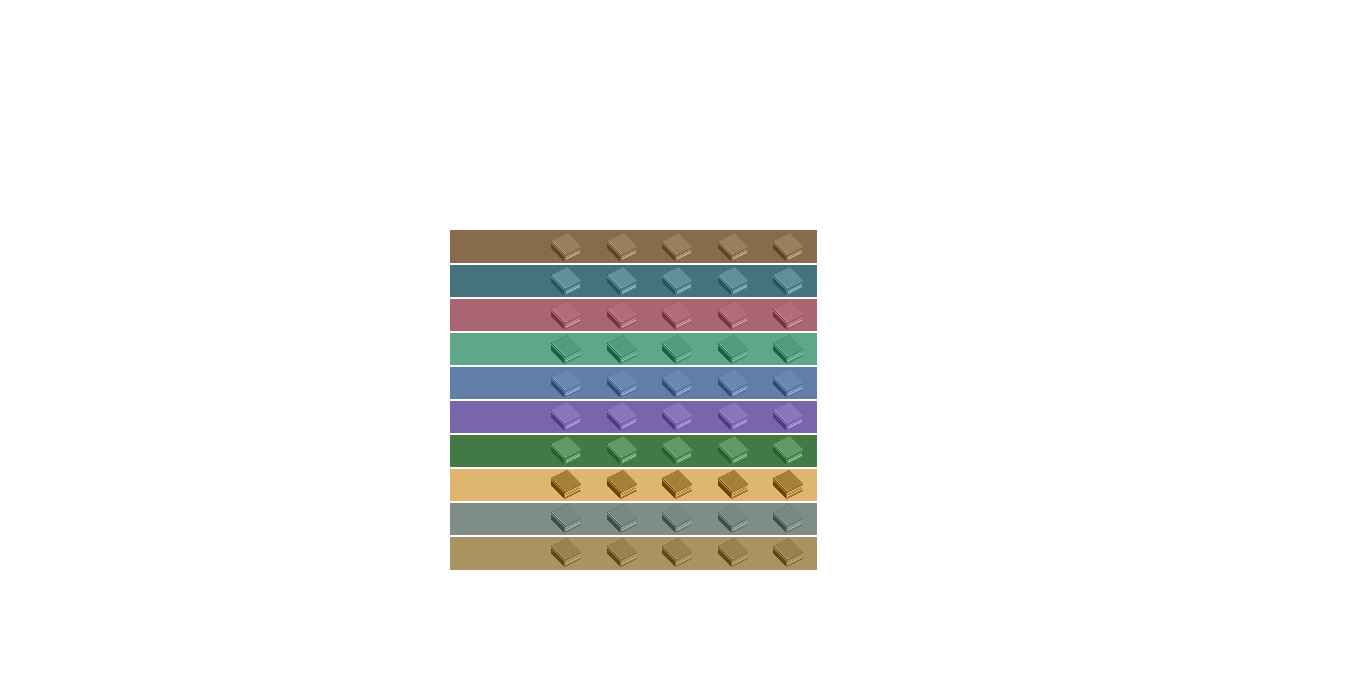
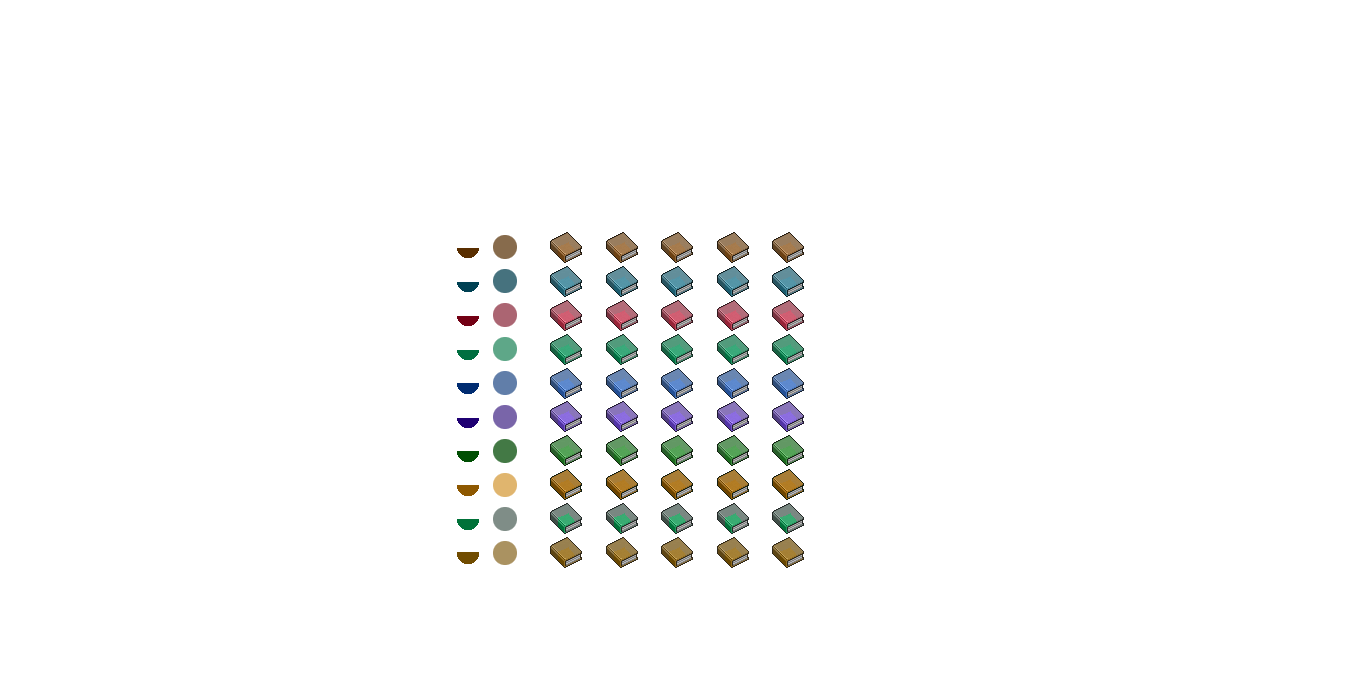
Layers edited between the first and the second 1362 × 700 image:
showed "borders" over <box>550,232,804,568</box>
"grays": blend pass through → luminosity, moved it above "bg splash bottom" over <box>551,233,803,567</box>
added layer "bg splash bottom" above "bg splash top" over <box>457,242,799,568</box>
"covers color": blend color → normal, painted on it, masked it over <box>450,230,817,570</box>
